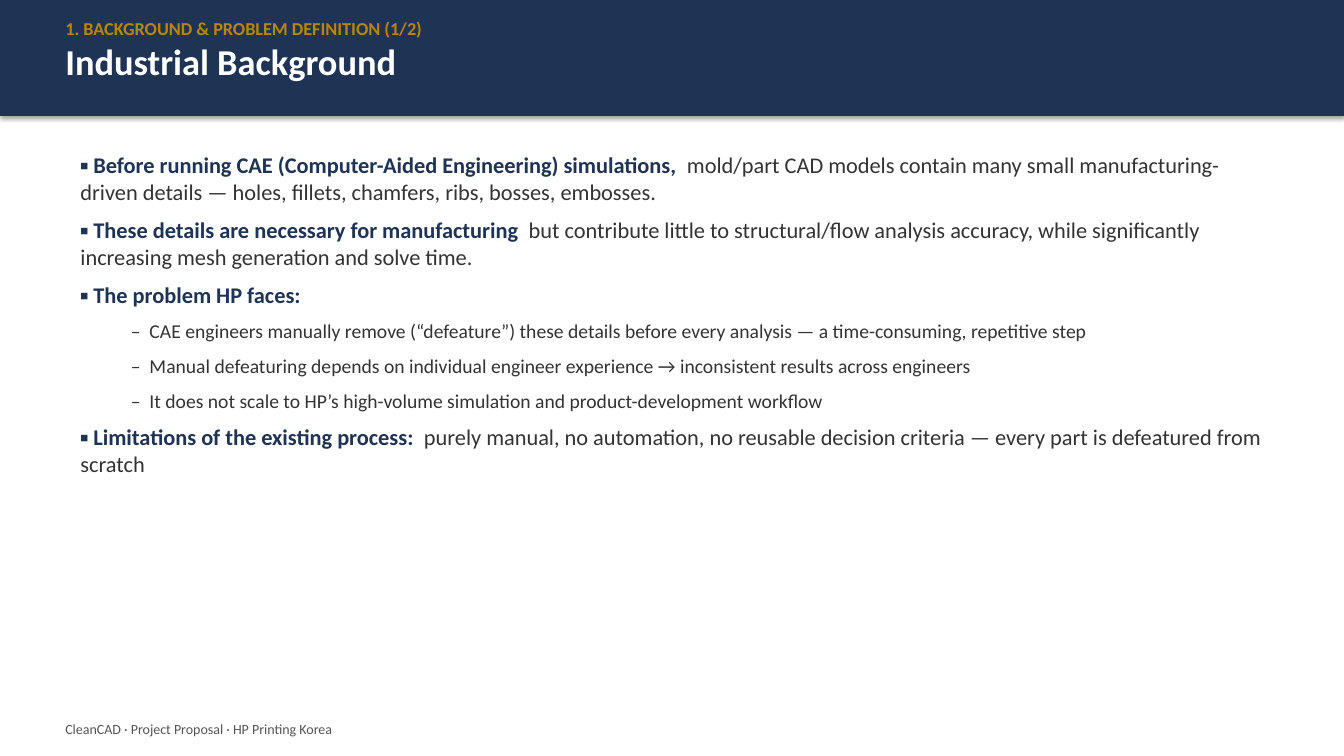
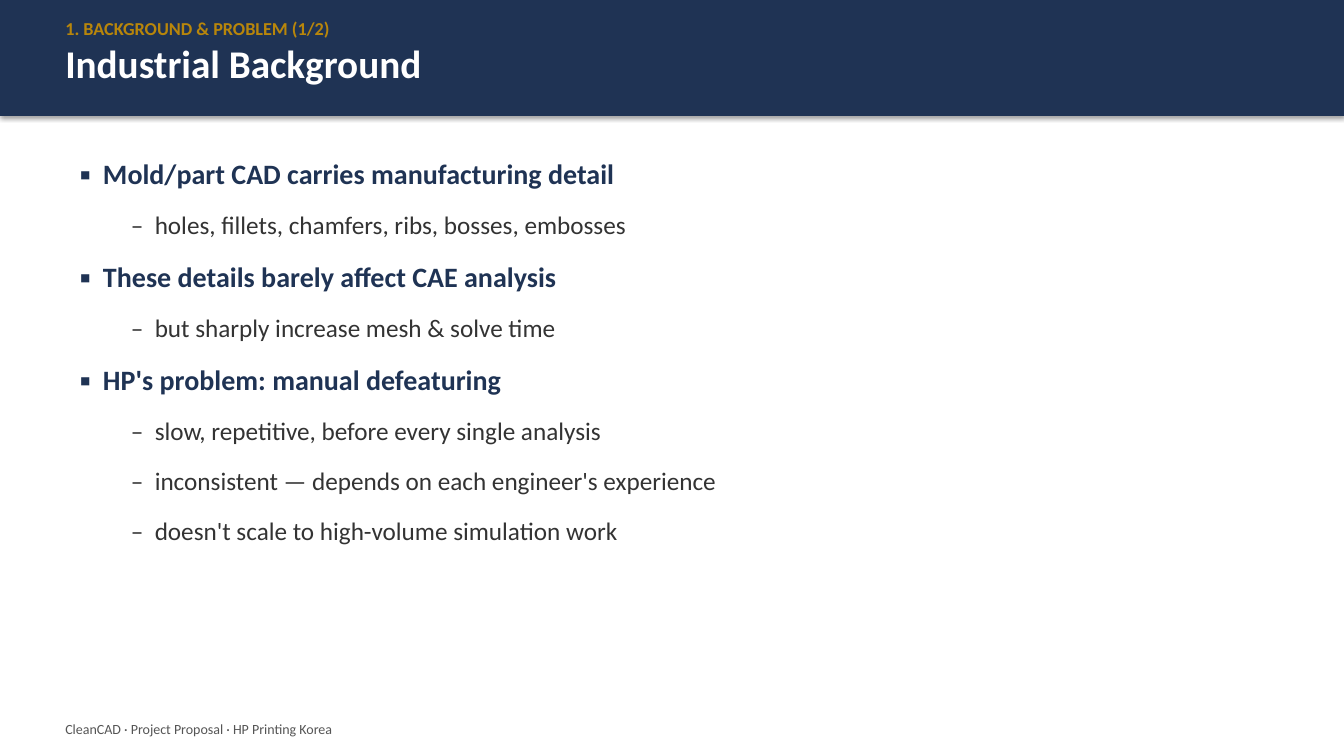
Before and after one commit to Junoh-Lee111/CapstoneProject-HP-Mold-Part-Defeaturing, a slide deck: slide 2 of docs/Project_Proposal.pptx. Drawn at 1344x756 pixels with LibreOffice and Linux fonts; fonts in the diff are those of the drawing. Boxes give left, top, right and bottom in pixels: in the first picture for what was removed or moved away, otherwise in the second. Text is boxed around its words. In the diff, an @@ line names an element or a change of style, - is before the commit and + after.

```diff
--- a/docs/Project_Proposal.pptx
+++ b/docs/Project_Proposal.pptx
@@ text at bbox=[65, 21, 330, 38]: text changed @@
-1. BACKGROUND & PROBLEM DEFINITION (1/2)
+1. BACKGROUND & PROBLEM (1/2)
@@ text at bbox=[65, 50, 422, 85]: size 26 to 28 pt in "Industrial Background" @@
@@ text at bbox=[103, 164, 715, 545]: text changed; size 16 to 18 pt @@
-▪ Before running CAE (Computer-Aided Engineering) simulations, mold/part CAD models contain many small manufacturing-driven details — holes, fillets, chamfers, ribs, bosses, embosses.
-▪ These details are necessary for manufacturing but contribute little to structural/flow analysis accuracy, while significantly increasing mesh generation and solve time.
-▪ The problem HP faces:
-  – CAE engineers manually remove (“defeature”) these details before every analysis — a time-consuming, repetitive step
-  – Manual defeaturing depends on individual engineer experience → inconsistent results across engineers
-  – It does not scale to HP’s high-volume simulation and product-development workflow
-▪ Limitations of the existing process: purely manual, no automation, no reusable decision criteria — every part is defeatured from scratch
+▪ Mold/part CAD carries manufacturing detail
+  – holes, fillets, chamfers, ribs, bosses, embosses
+▪ These details barely affect CAE analysis
+  – but sharply increase mesh & solve time
+▪ HP's problem: manual defeaturing
+  – slow, repetitive, before every single analysis
+  – inconsistent — depends on each engineer's experience
+  – doesn't scale to high-volume simulation work
```
Also in this commit, not shown: 15 other slides changed, 1 slide added, 6 other files.
